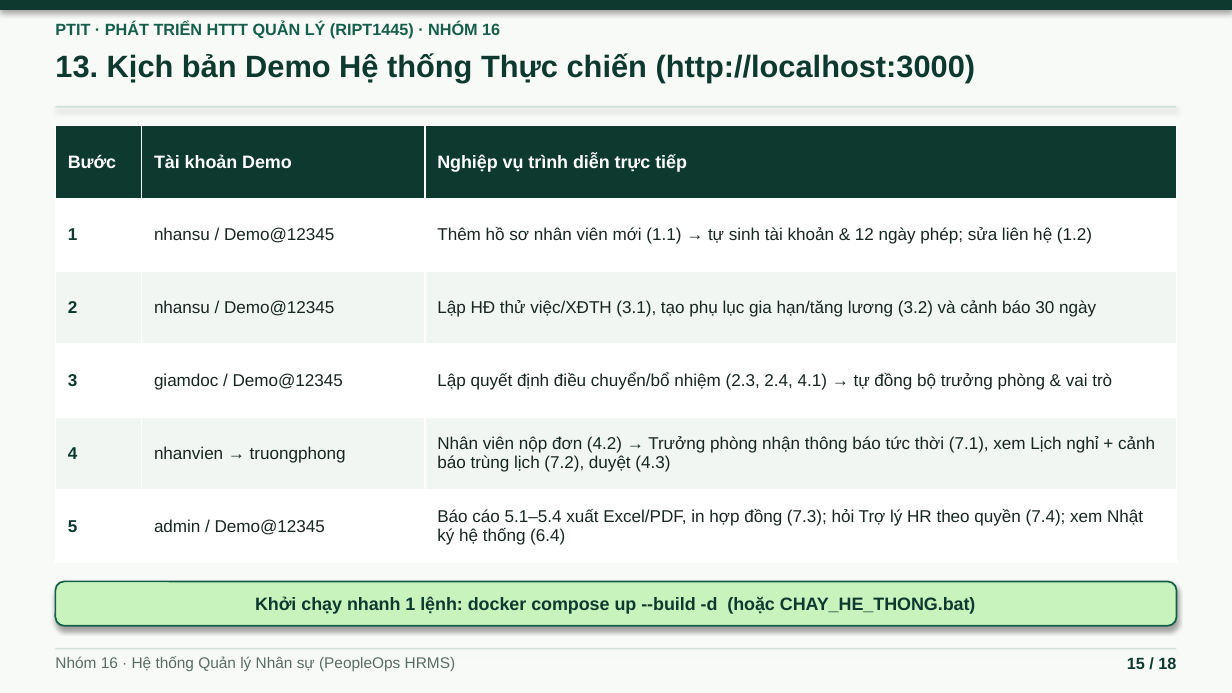
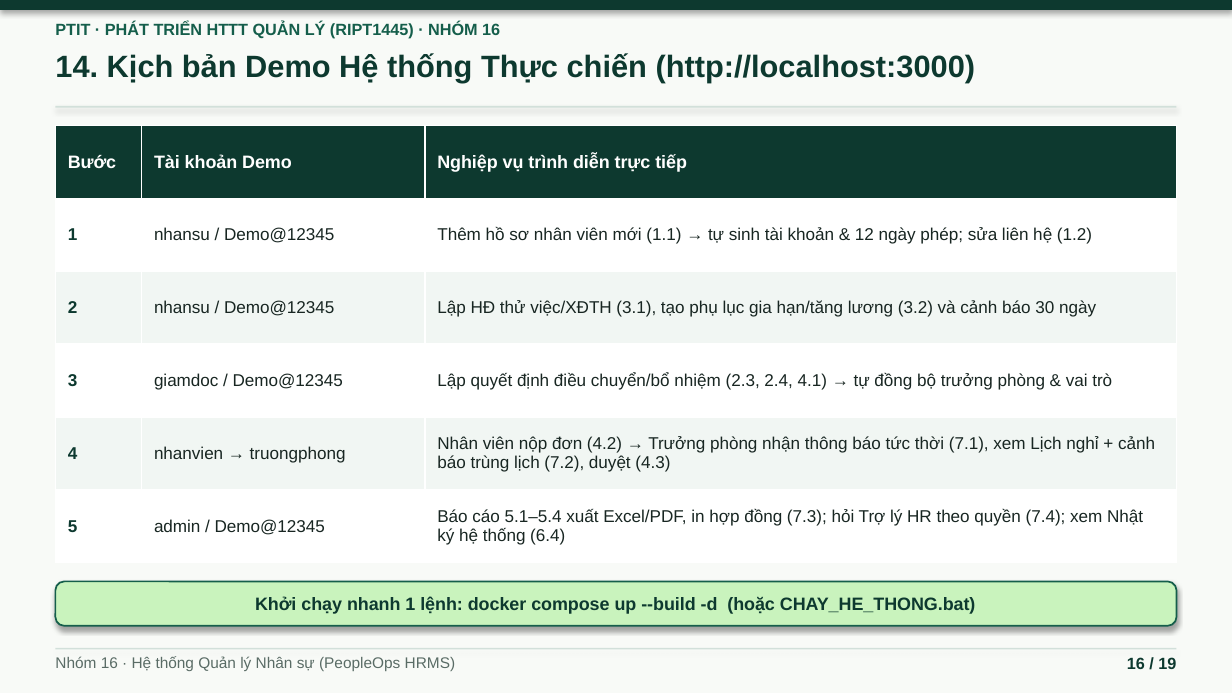
Before and after one commit to ninhduo263/human-resource-management-system, a slide deck: slide 16 of bao-cao/BAO_CAO_HTTTQL_Nhom16.pptx (slide 15 before the commit). Drawn at 1232x693 pixels with LibreOffice and Linux fonts; fonts in the diff are those of the drawing. Boxes give left, top, right and bottom in pixels: in the first picture for what was removed or moved away, otherwise in the second. Text is boxed around its words. In the diff, an @@ line names an element or a change of style, - is before the commit and + after.

```diff
--- a/bao-cao/BAO_CAO_HTTTQL_Nhom16.pptx
+++ b/bao-cao/BAO_CAO_HTTTQL_Nhom16.pptx
@@ text at (55, 53, 976, 83): text changed @@
-13. Kịch bản Demo Hệ thống Thực chiến (http://localhost:3000)
+14. Kịch bản Demo Hệ thống Thực chiến (http://localhost:3000)
@@ text at (1127, 657, 1176, 669): text changed @@
-15 / 18
+16 / 19
```
Also in this commit, not shown: 15 other slides changed, 1 slide added, 4 other files.
